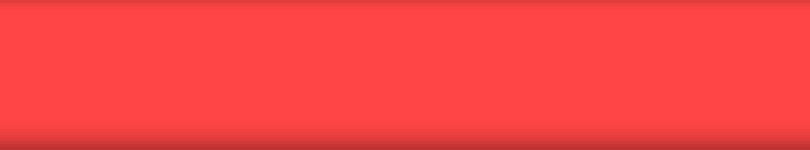
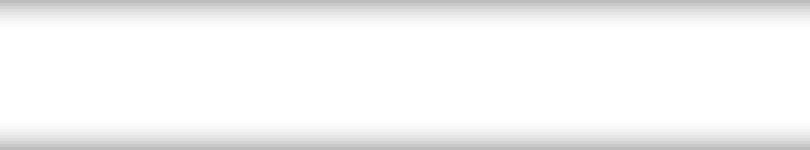
Comparing the layer stacks of the two w=810, h=150 images. Changes:
painted on "图层 2 副本 2" over (x1=0, y1=120, x2=810, y2=150)
hid "图层 3" over (x1=0, y1=0, x2=810, y2=150)
